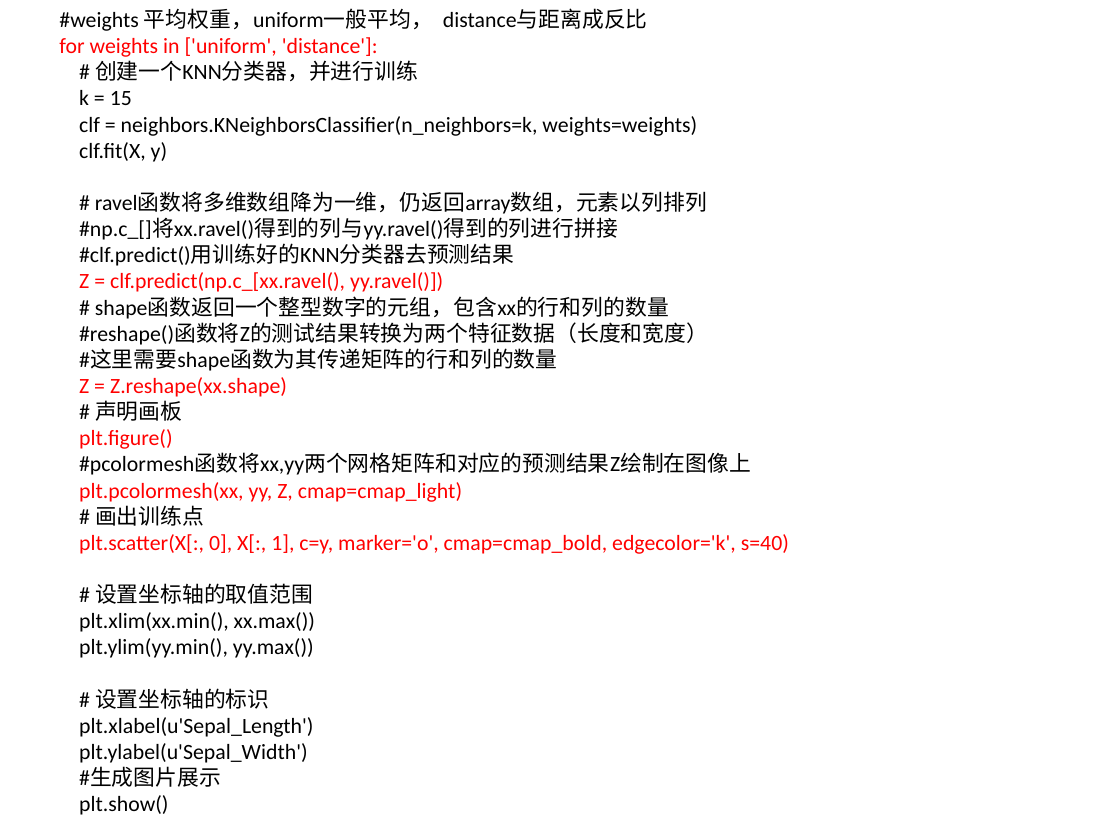
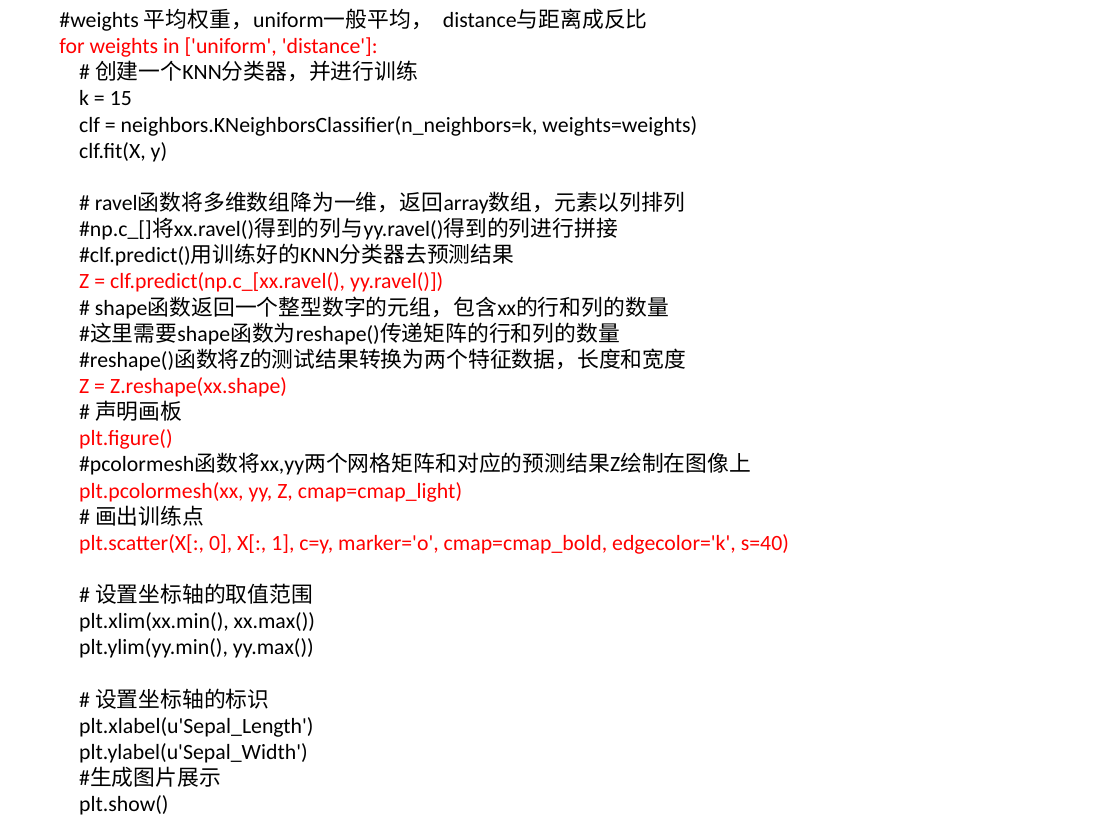
Before and after one commit to BattalionCommander/Python, a slide deck: slide 13 of cls_23聚类算法.pptx. Drawn at 1120x840 pixels with LibreOffice and Linux fonts; fonts in the diff are those of the drawing; background and template pictures are left out. Boxes give left, top, right and bottom in pixels: in the first picture for what was removed or moved away, otherwise in the second. Text is boxed around its words. In the diff, an @@ line names an element or a change of style, - is before the commit and + after.

```diff
--- a/cls_23聚类算法.pptx
+++ b/cls_23聚类算法.pptx
@@ text at (x1=95, y1=192, x2=685, y2=214): text changed @@
-# ravel函数将多维数组降为一维，仍返回array数组，元素以列排列
+# ravel函数将多维数组降为一维，返回array数组，元素以列排列
@@ text at (x1=79, y1=322, x2=686, y2=371): text changed @@
-#reshape()函数将Z的测试结果转换为两个特征数据（长度和宽度）
-#这里需要shape函数为其传递矩阵的行和列的数量
+#这里需要shape函数为reshape()传递矩阵的行和列的数量
+#reshape()函数将Z的测试结果转换为两个特征数据，长度和宽度
```
Also in this commit, not shown: 8 other slides changed, 1 slide added, 1 other file.
